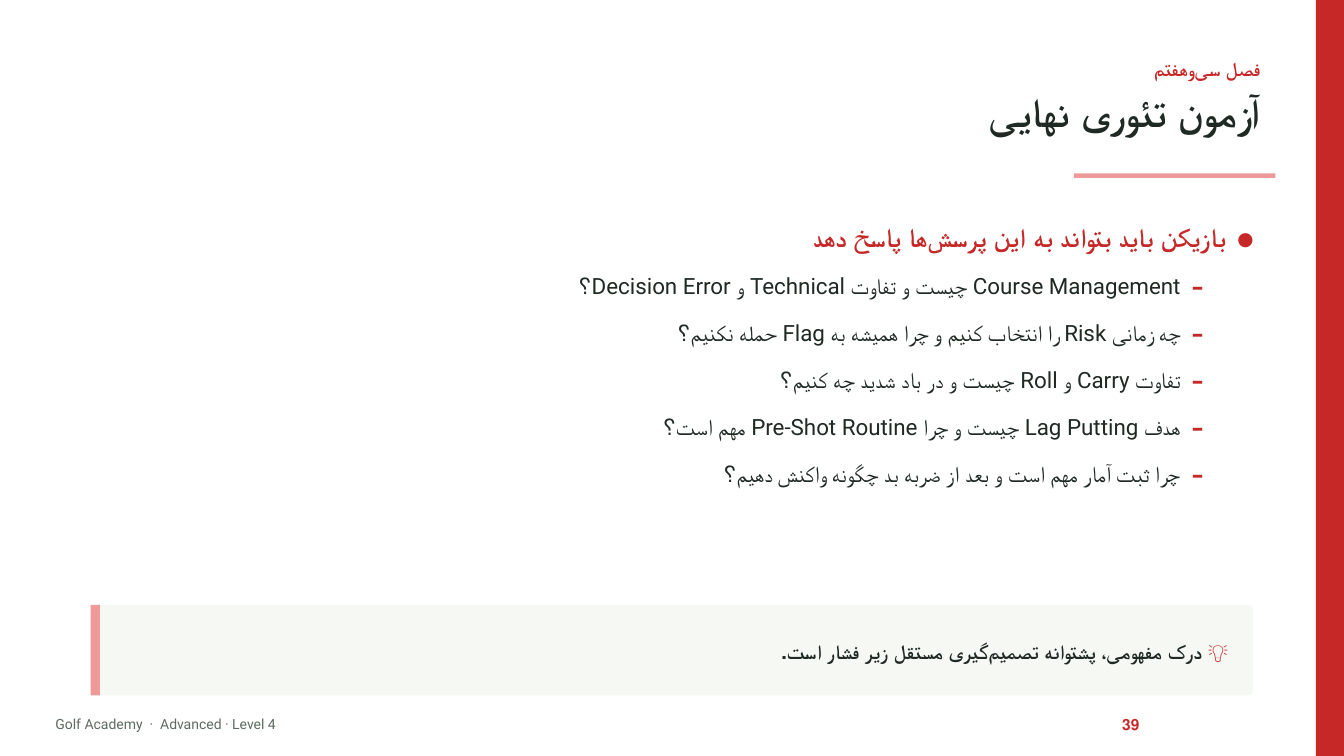
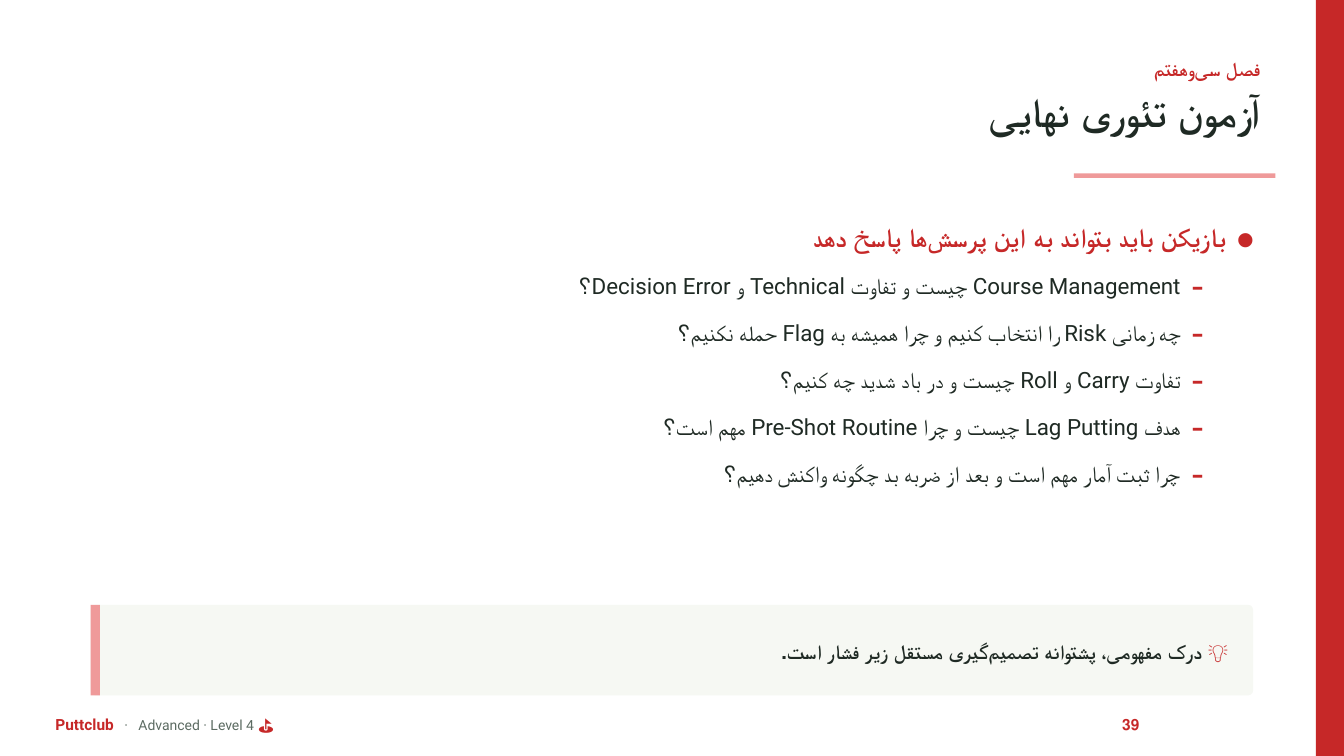
Before and after one commit to mvbabak556-bot/golf-academy-pro, a slide deck: slide 39 of presentations/04_دوره_پیشرفته_گلف.pptx. Drawn at 1344x756 pixels with LibreOffice and Linux fonts; fonts in the diff are those of the drawing. Boxes give left, top, right and bottom in pixels: in the first picture for what was removed or moved away, otherwise in the second. Text is boxed around its words. In the diff, an @@ line names an element or a change of style, - is before the commit and + after.

Commit message:
Upgrade decks: embed Vazirmatn font, add Puttclub branding and instructor Elham Talebi

```diff
--- a/presentations/04_دوره_پیشرفته_گلف.pptx
+++ b/presentations/04_دوره_پیشرفته_گلف.pptx
@@ text at bbox=[55, 718, 254, 730]: text changed @@
-Golf Academy · Advanced · Level 4
+⛳ Puttclub · Advanced · Level 4
```
Also in this commit, not shown: 45 other slides changed, 13 other files.
